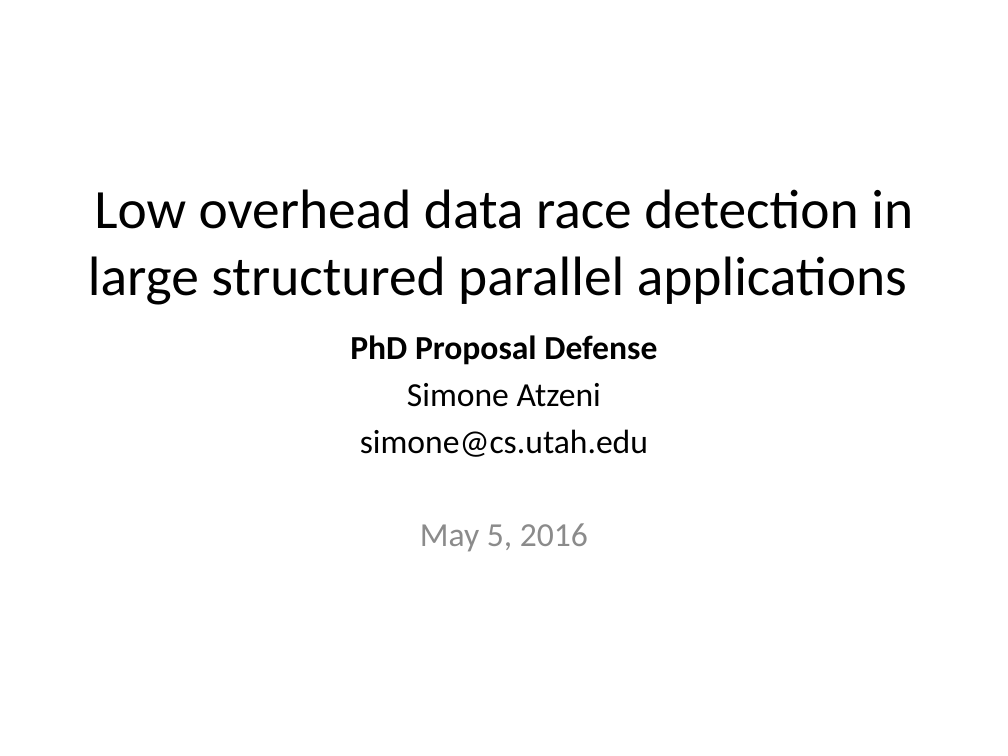
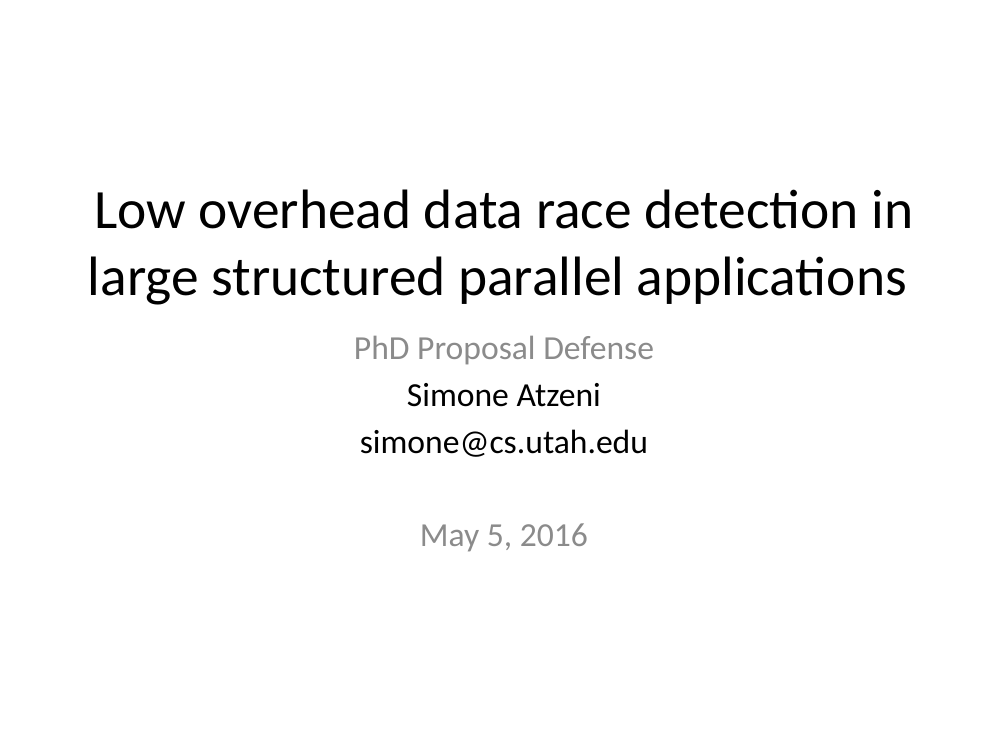
Before and after one commit to simoatze/oral_qualifier, a slide deck: slide 1 of presentation/presentation.pptx. Drawn at 1008x756 pixels with LibreOffice and Linux fonts; fonts in the diff are those of the drawing. Boxes give left, top, right and bottom in pixels: in the first picture for what was removed or moved away, otherwise in the second. Text is boxed around its words. In the diff, an @@ line names an element or a change of style, - is before the commit and + after.

```diff
--- a/presentation/presentation.pptx
+++ b/presentation/presentation.pptx
@@ subtitle at box(354, 335, 654, 365): text colour #000000 to #8C8C8C, bold off in "PhD Proposal Defense" @@
```
Also in this commit, not shown: 4 slides added, 1 slide removed, 2 other files.
